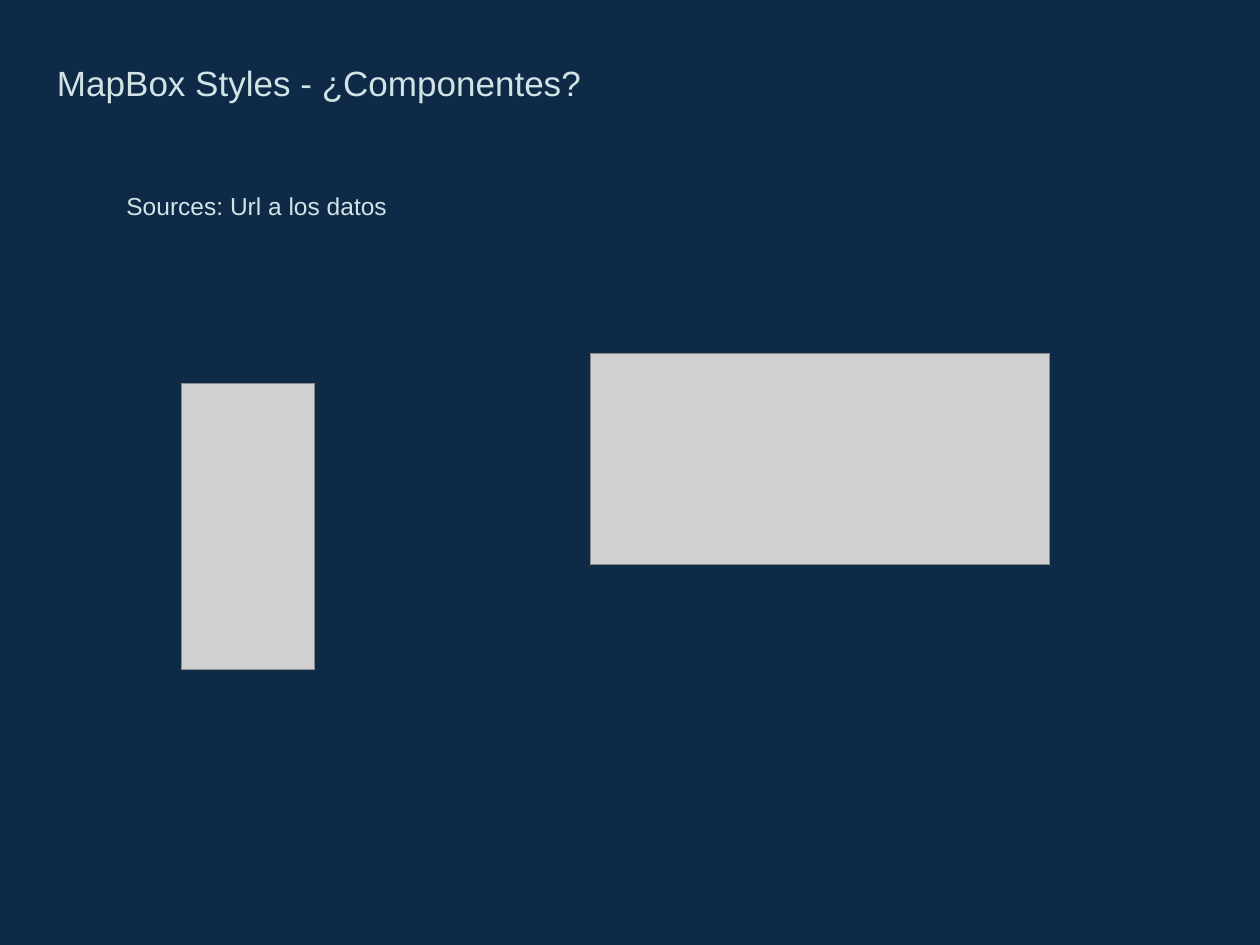
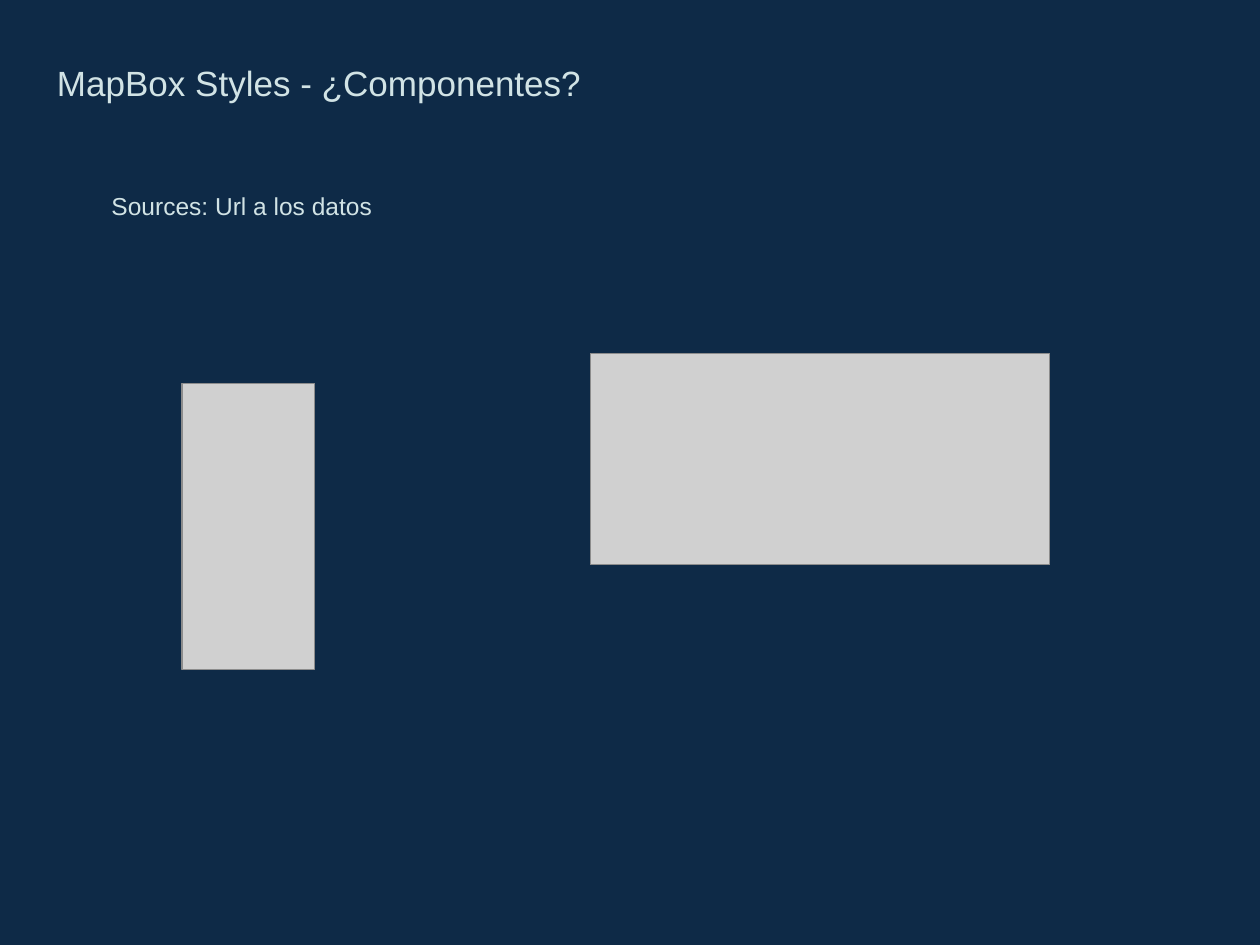
Before and after one commit to gis-master-m2/m2-geoweb, a slide deck: slide 9 of presentacion/vector-tiles.pptx. Drawn at 1260x945 pixels with LibreOffice and Linux fonts; fonts in the diff are those of the drawing; grey boxes stand for pictures. Boxes give left, top, right and bottom in pixels: in the first picture for what was removed or moved away, otherwise in the second. Text is boxed around its words. In the diff, an @@ line names an element or a change of style, - is before the commit and + after.

```diff
--- a/presentacion/vector-tiles.pptx
+++ b/presentacion/vector-tiles.pptx
@@ text "Sources: Url a los datos": place and size @@
-text "Sources: Url a los datos" at bbox=[126, 197, 387, 216]
+text "Sources: Url a los datos" at bbox=[111, 197, 372, 216]
```
Also in this commit, not shown: 10 other slides changed, 14 other files.
